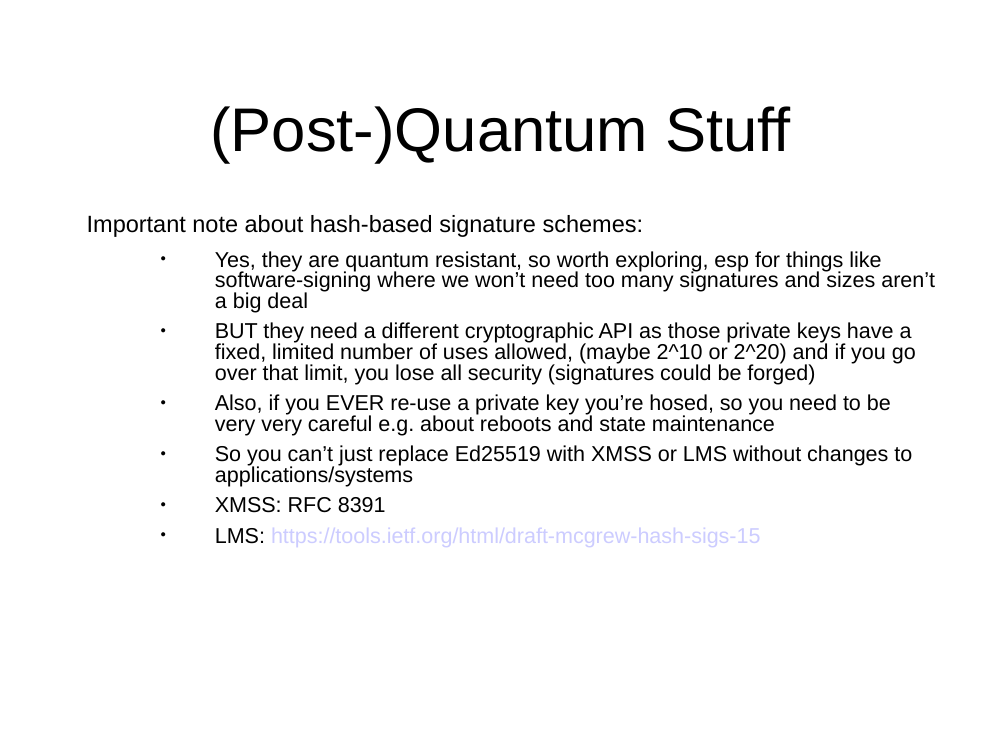
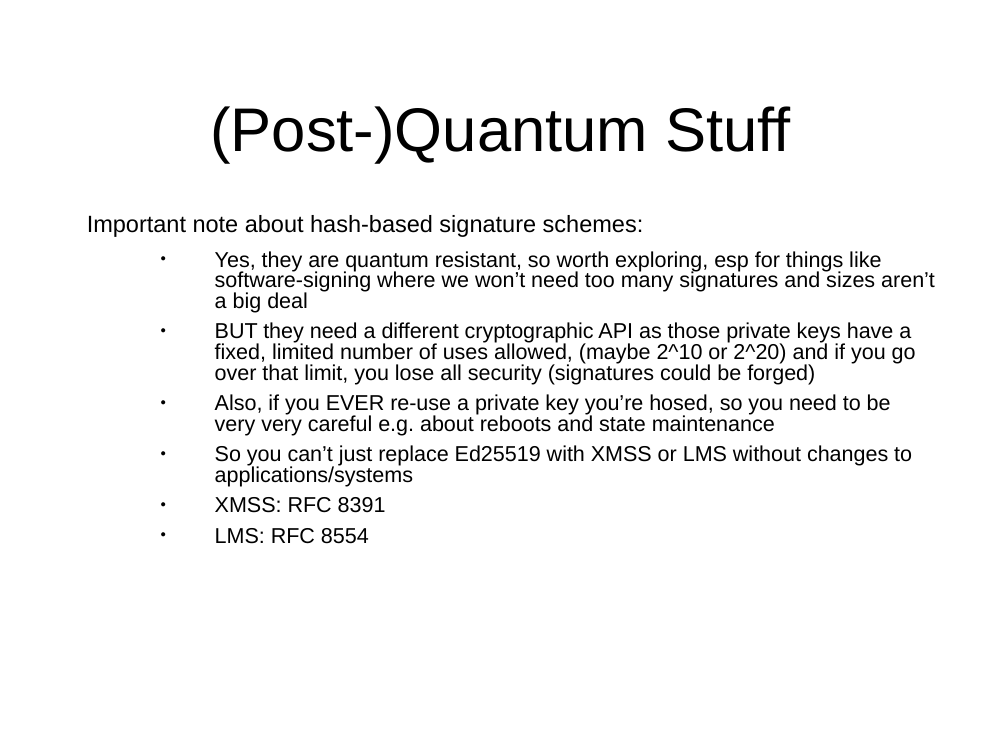
Before and after one commit to sftcd/cs7053, a slide deck: slide 159 of 2016lectures/03-crypto.ppt. Drawn at 1008x756 pixels with LibreOffice and Linux fonts; fonts in the diff are those of the drawing. Boxes give left, top, right and bottom in pixels: in the first picture for what was removed or moved away, otherwise in the second. Text is boxed around its words. In the diff, an @@ line names an element or a change of style, - is before the commit and + after.

```diff
--- a/2016lectures/03-crypto.ppt
+++ b/2016lectures/03-crypto.ppt
@@ text at (215,528,369,544): text changed; text colour #CCCCFF to #000000 @@
-  ● LMS: https://tools.ietf.org/html/draft-mcgrew-hash-sigs-15
+  ● LMS: RFC 8554
```
Also in this commit, not shown: 79 other slides changed, 2 other files.
